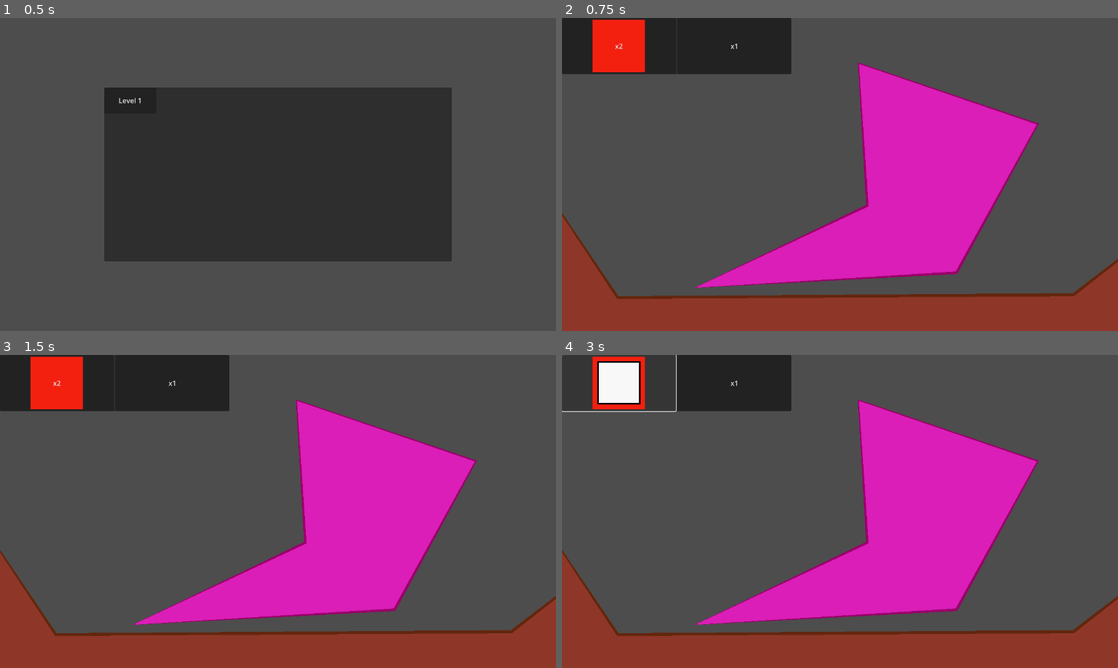
Above: before the commit, frames 1-4 (two rows, left to right).
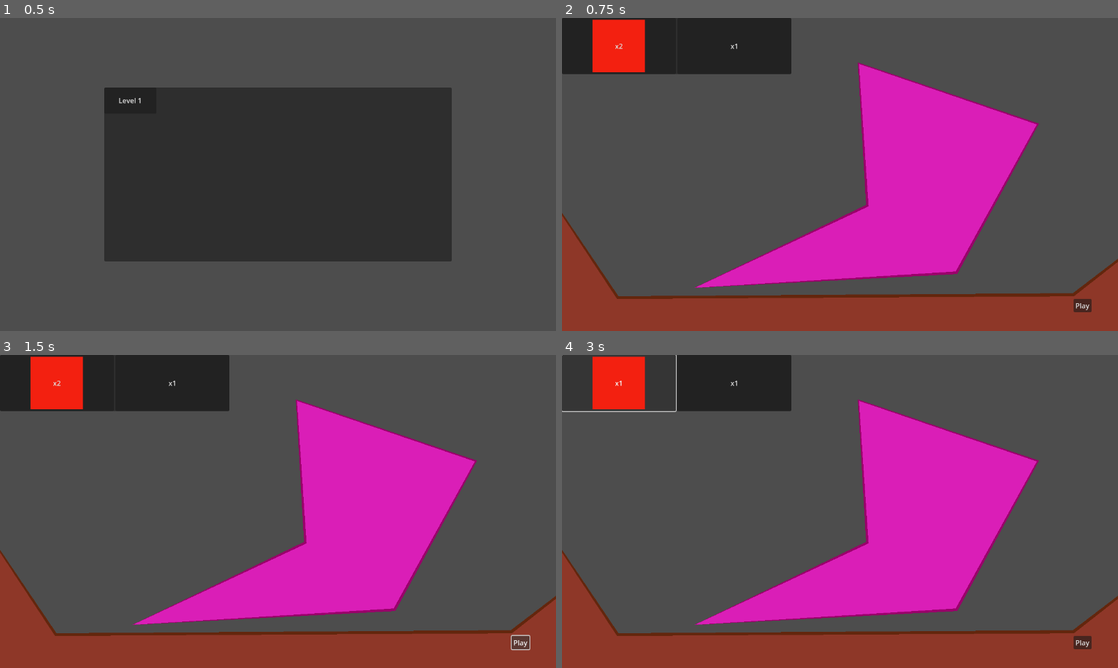
Above: after the commit, the same moments.

Repository: Xiul109/Basic_Principles_of_Autoreplicant_Engineering
Game: Godot game, scene res://main_scene.tscn
Same seed, same stepped clock (60 frames per second), same inputs: the game is played once before the commit and once after it.
Inputs:
- Up to frame 1 (0.5 s): no input
- Up to frame 2 (0.75 s): click "Level 1" at 0.5 s
- Up to frame 3 (1.5 s): click "Play" at 1.25 s
- Up to frame 4 (3 s): click "Play" at 2 s; click "x2" at 2.75 s

Frame 1 is identical in both runs. In frame 2, 0.1% of the frame differs, in the area x 92-96%, y 89-94%; in frame 3, 0.2%; in frame 4, 1.2%, in the area x 6-96%, y 2-94%.

Commit message:
Fixed error in level selector interface

Diff:
--- a/UI/level_interface.gd
+++ b/UI/level_interface.gd
@@ -6,13 +6,11 @@
 @export var level : Level :
 	set(new_level):
 		level = new_level
+		level.name = "level"
 		add_child(level)
+		move_child(level, 0)
 		if replicant_editor != null:
 			replicant_editor.level = level
-
-# Called when the node enters the scene tree for the first time.
-func _ready():
-	pass
 
 
 func _on_play_button_pressed():
@@ -38,8 +36,6 @@
 	level.timer.start()
 
 
-
-
 func _on_stop_button_pressed():
 	# Stoping timer
 	level.timer.stop()
--- a/UI/level_interface.tscn
+++ b/UI/level_interface.tscn
@@ -1,8 +1,7 @@
-[gd_scene load_steps=4 format=3 uid="uid://c3t66xpdrrig3"]
+[gd_scene load_steps=3 format=3 uid="uid://c3t66xpdrrig3"]
 
 [ext_resource type="Script" path="res://UI/level_interface.gd" id="1_c3b3j"]
 [ext_resource type="PackedScene" uid="uid://cnif1ug0p3h4l" path="res://UI/replicant_editor.tscn" id="1_s4ugr"]
-[ext_resource type="PackedScene" uid="uid://bkmnskaabvmoa" path="res://full_levels/level0.tscn" id="3_qfml0"]
 
 [node name="LevelInterface" type="Control"]
 layout_mode = 3
@@ -19,9 +18,7 @@
 anchor_bottom = 0.0
 grow_horizontal = 1
 grow_vertical = 1
-level = NodePath("../Level")
-
-[node name="Level" parent="." instance=ExtResource("3_qfml0")]
+level = NodePath("")
 
 [node name="PlayButton" type="Button" parent="."]
 layout_mode = 1
--- a/main_scene.gd
+++ b/main_scene.gd
@@ -12,6 +12,6 @@
 func _on_level_selector_level_selected(level_scene: PackedScene):
 	level_selector.hide()
 	var level_interface = LEVEL_INTERFACE.instantiate()
+	add_child(level_interface)
 	var level = level_scene.instantiate()
 	level_interface.level = level
-	add_child(level_interface)
